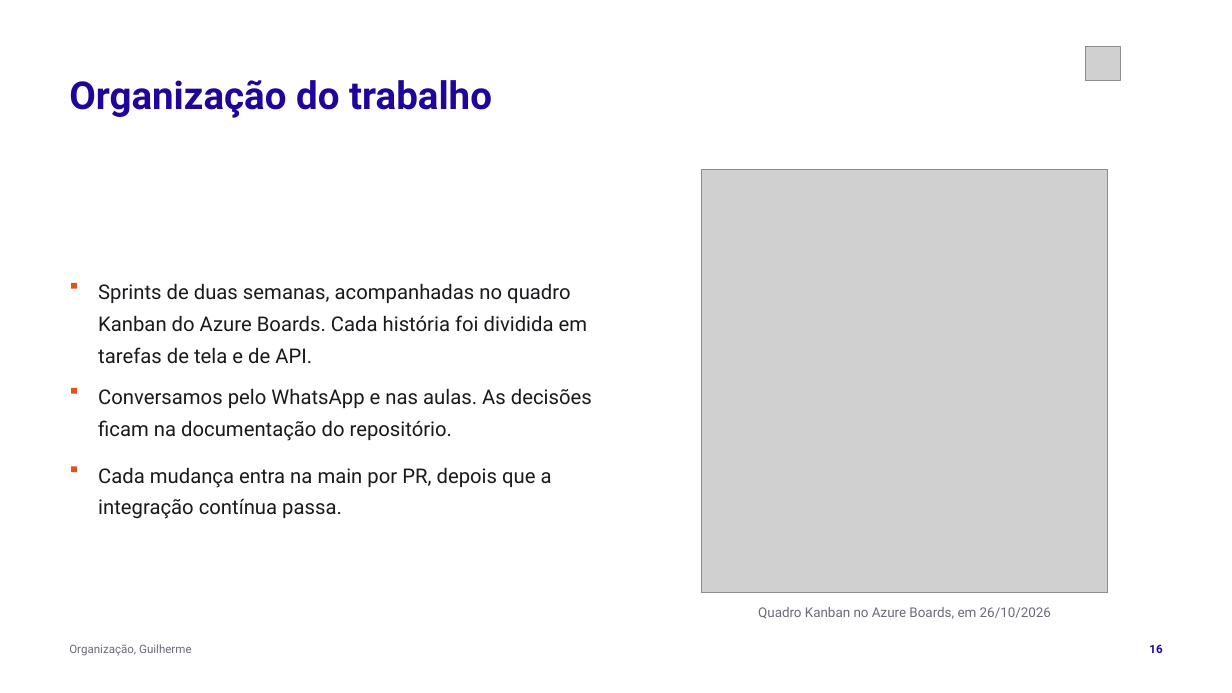
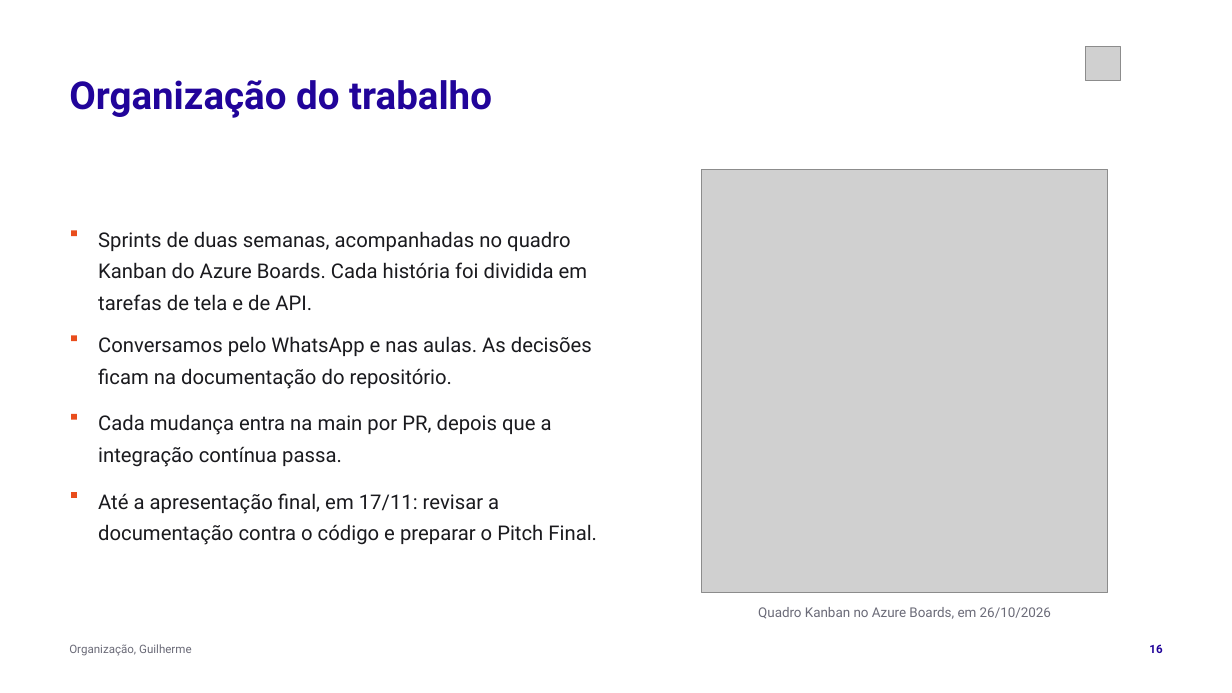
Before and after one commit to tcpassos/invite-app, a slide deck: slide 16 of trabalhos/T3-Apresentacao-Intermediaria.pptx. Drawn at 1232x693 pixels with LibreOffice and Linux fonts; fonts in the diff are those of the drawing; grey boxes stand for pictures. Boxes give left, top, right and bottom in pixels: in the first picture for what was removed or moved away, otherwise in the second. Text is boxed around its words. In the diff, an @@ line names an element or a change of style, - is before the commit and + after.

```diff
--- a/trabalhos/T3-Apresentacao-Intermediaria.pptx
+++ b/trabalhos/T3-Apresentacao-Intermediaria.pptx
@@ 2 texts, 1 rectangle: place and size @@
-2 texts, 1 rectangle at [71,283,587,519]
+2 texts, 1 rectangle at [71,230,587,467]
@@ text "Conversamos pelo WhatsApp e nas ...": place and size @@
-text "Conversamos pelo WhatsApp e nas ..." at [98,388,592,441]
+text "Conversamos pelo WhatsApp e nas ..." at [98,336,592,389]
@@ rectangle added at [71,335,77,341], fill #E94D1C @@
@@ rectangle: place and size @@
-rectangle at [71,388,77,394]
+rectangle at [71,414,77,420]
@@ rectangle: place and size @@
-rectangle at [71,467,77,472]
+rectangle at [71,493,77,498]
@@ text added at [98,493,597,545], 15.8 pt, text #1A1A1E @@
+Até a apresentação final, em 17/11: revisar a documentação contra o código e preparar o Pitch Final.
```
Also in this commit, not shown: 10 other slides changed, 1 slide removed, 3 other files.
